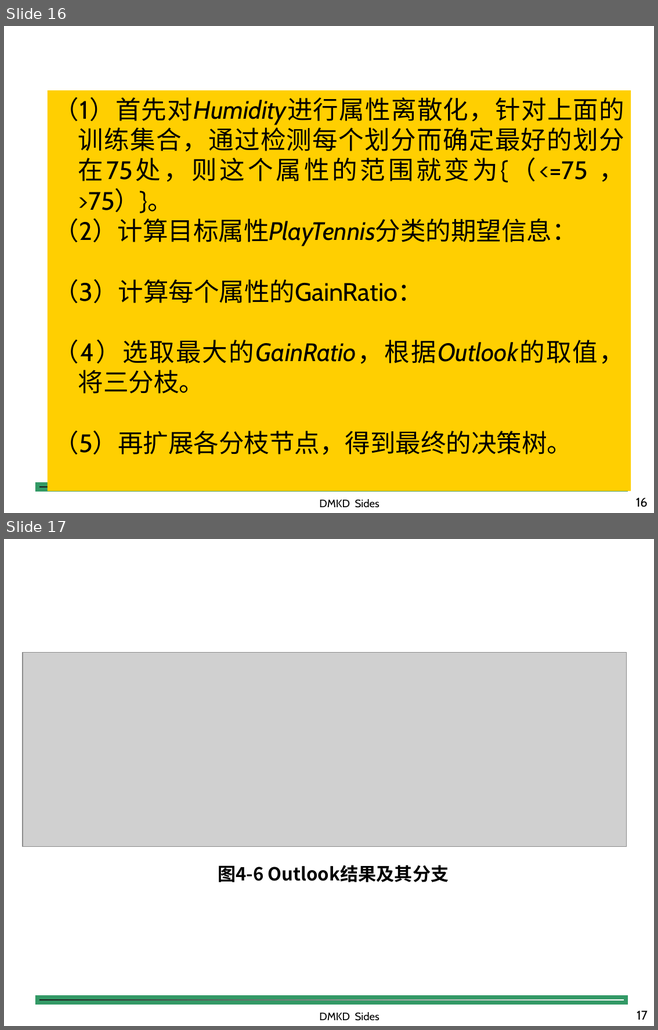
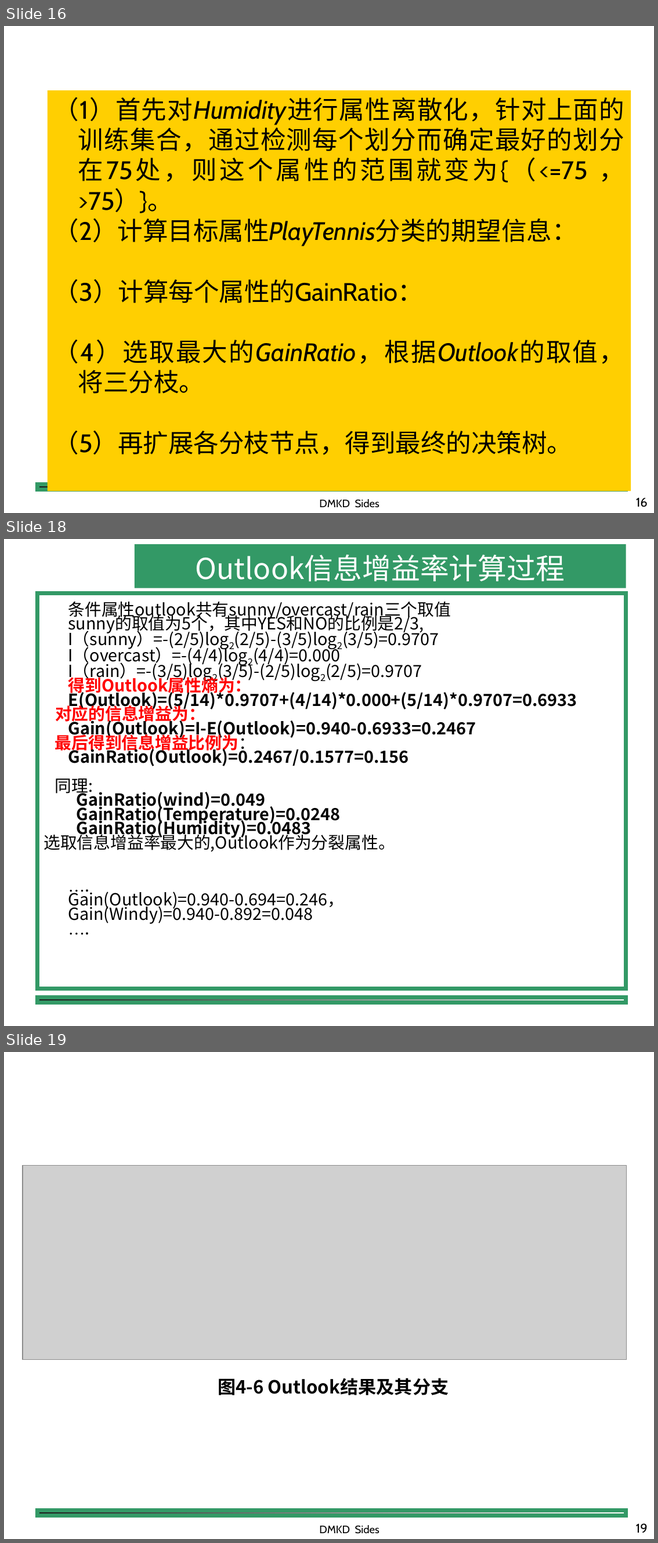
Before and after one commit to shfkuang/shfkuang.github.io, a slide deck: dm/ch4.3.ppt. Shown one above the other, each under a label of ours: slides 16 and 17 before the commit, slides 16, 18 and 19 after it; the slides between them are not shown. The pictures are 658x1030 and 658x1543 pixels, drawn with LibreOffice and Linux fonts; fonts in the diff are those of the drawing; grey boxes stand for pictures; background and template pictures are left out. Boxes give left, top, right and bottom in pixels: in the first picture for what was removed or moved away, otherwise in the second. Text is boxed around its words. In the diff, an @@ line names an element or a change of style, - is before the commit and + after.

```diff
--- a/dm/ch4.3.ppt
+++ b/dm/ch4.3.ppt
@@ slide 18 added at bbox=[4, 539, 654, 1026], background #FFFFFF; not listed: 1 template element that a slide beside it also shows @@
@@ title added at bbox=[134, 544, 626, 588], fill #339966, 32 pt, text #FFFFFF @@
+Outlook信息增益率计算过程
@@ text added at bbox=[37, 594, 626, 989], outline #339966 4.51 pt, 18.5 pt, text #000000 @@
+条件属性outlook共有sunny/overcast/rain三个取值
+sunny的取值为5个，其中YES和NO的比例是2/3,
+I（sunny）=-(2/5)log2(2/5)-(3/5)log2(3/5)=0.9707
+I（overcast）=-(4/4)log2(4/4)=0.000
+I（rain）=-(3/5)log2(3/5)-(2/5)log2(2/5)=0.9707
+得到Outlook属性熵为：
+E(Outlook)=(5/14)*0.9707+(4/14)*0.000+(5/14)*0.9707=0.6933
+对应的信息增益为：
+Gain(Outlook)=I-E(Outlook)=0.940-0.6933=0.2467
+最后得到信息增益比例为：
+GainRatio(Outlook)=0.2467/0.1577=0.156
+同理:
+  GainRatio(wind)=0.049
+  GainRatio(Temperature)=0.0248
+  GainRatio(Humidity)=0.0483
+选取信息增益率最大的,Outlook作为分裂属性。
+….
+Gain(Outlook)=0.940-0.694=0.246，
+Gain(Windy)=0.940-0.892=0.048
+….
@@ what was slide 17 is now slide 19 @@
@@ page number at bbox=[636, 1524, 647, 1533]: text changed @@
-17
+19
```
Also in this commit, not shown: 4 other slides added, 2 other files.
